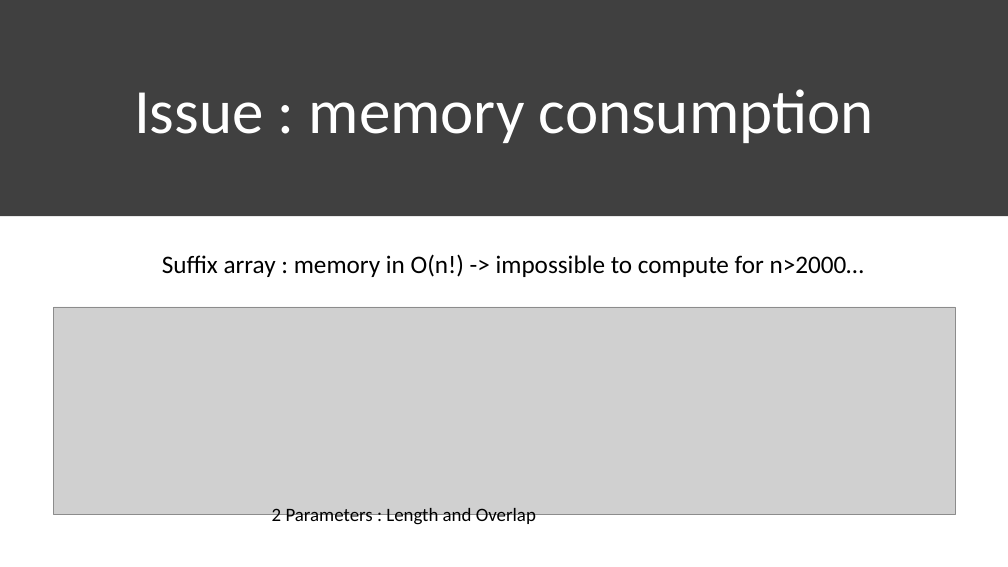
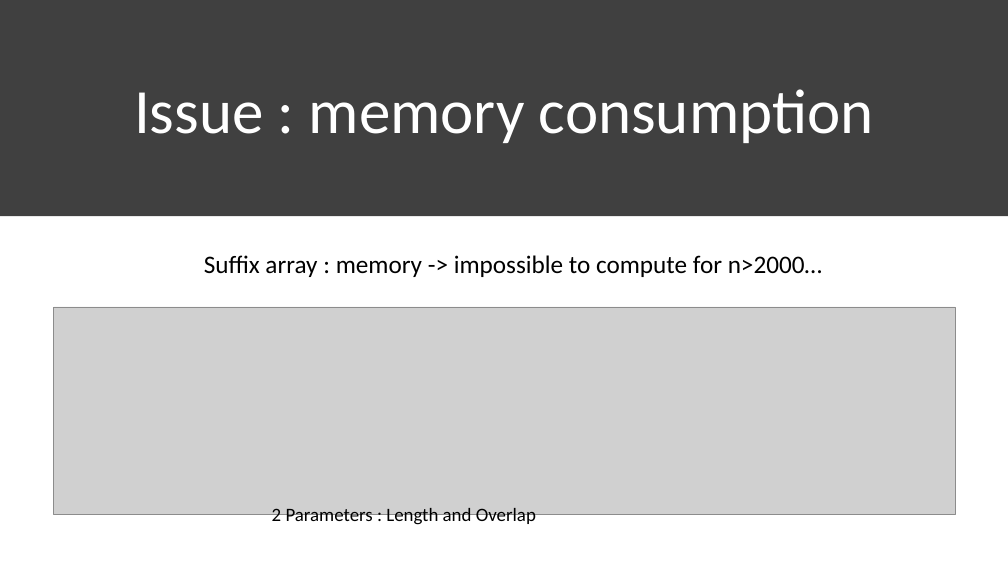
Before and after one commit to Coohrentiin/Index-structure-and-mapping, a slide deck: slide 15 of EXAM-Genome mapping.pptx. Drawn at 1008x567 pixels with LibreOffice and Linux fonts; fonts in the diff are those of the drawing; grey boxes stand for pictures. Boxes give left, top, right and bottom in pixels: in the first picture for what was removed or moved away, otherwise in the second. Text is boxed around its words. In the diff, an @@ line names an element or a change of style, - is before the commit and + after.

```diff
--- a/EXAM-Genome mapping.pptx
+++ b/EXAM-Genome mapping.pptx
@@ text at box(204, 255, 822, 277): text changed @@
-Suffix array : memory in O(n!) -> impossible to compute for n>2000…
+Suffix array : memory -> impossible to compute for n>2000…
```
Also in this commit, not shown: 3 other slides changed, 3 other files.
